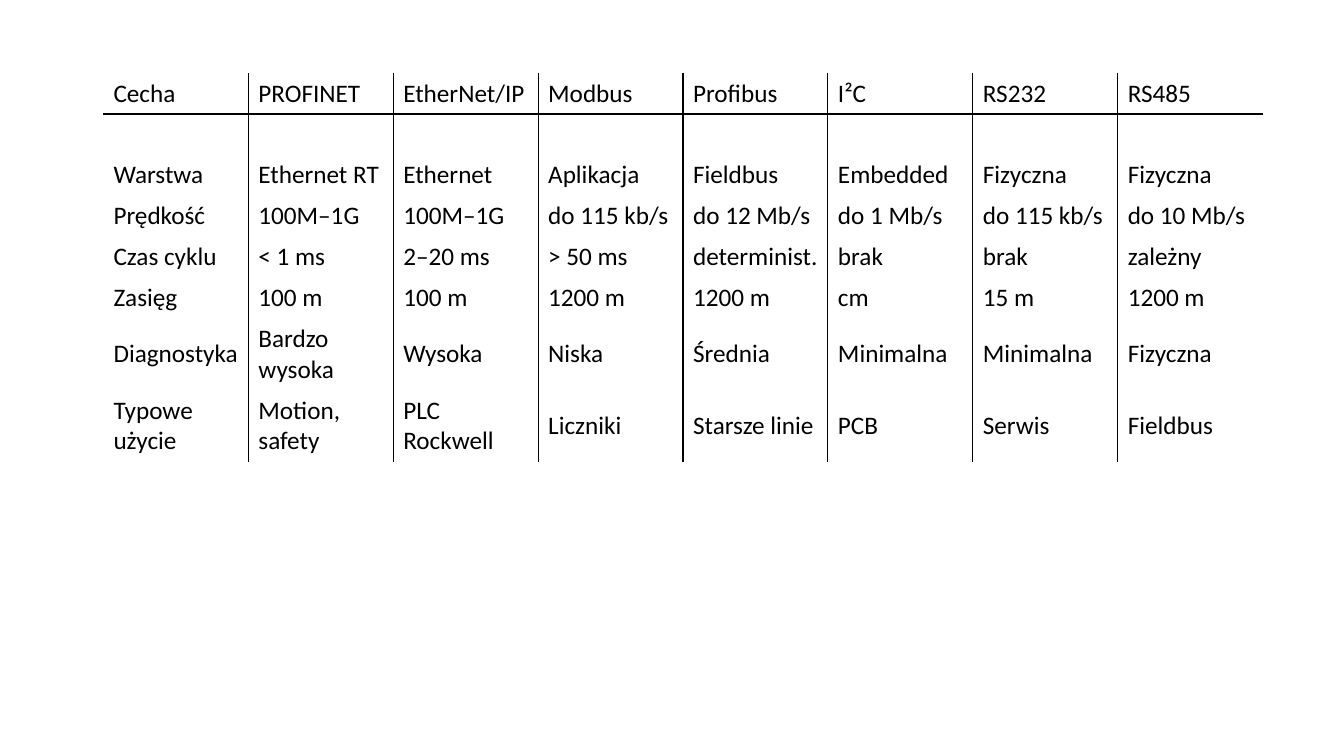
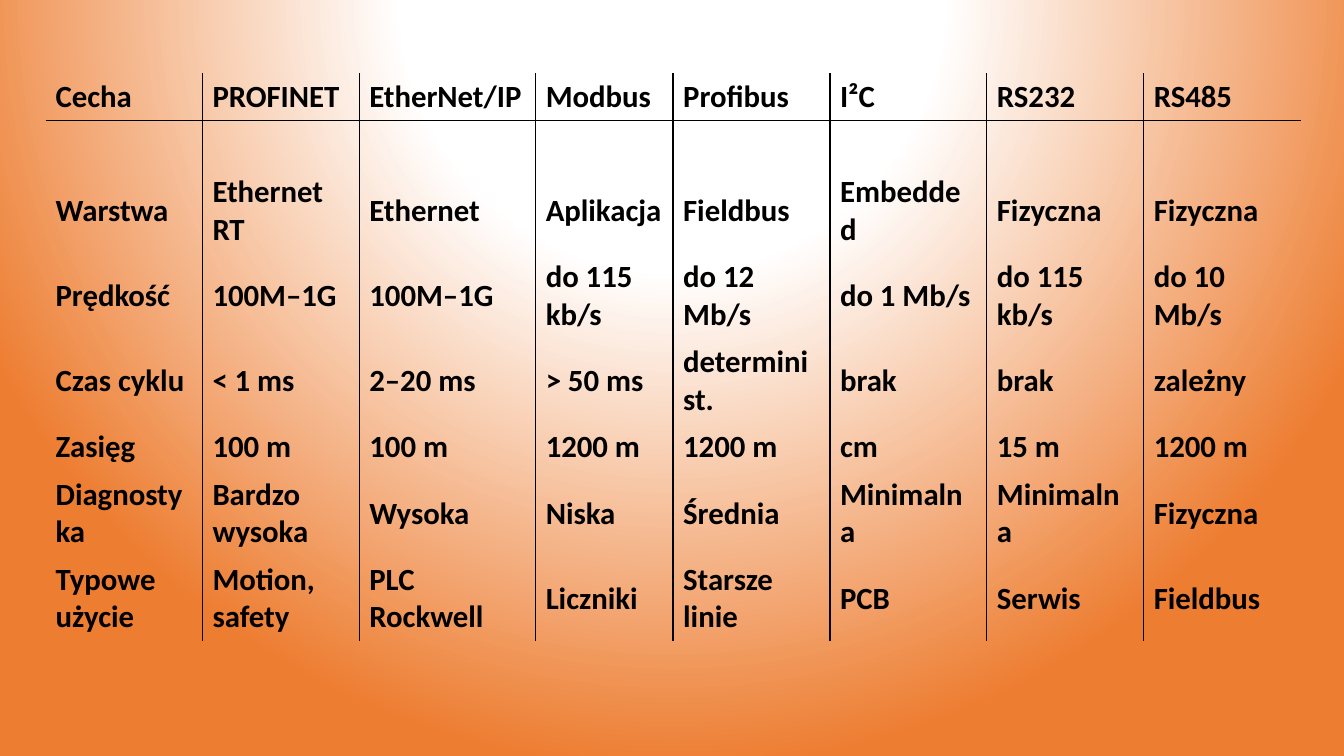
Before and after one commit to engineerwka-creator/Documents, a slide deck: slide 27 of R&D_Automotive/AUTOMOTIVE.pptx (slide 23 before the commit). Drawn at 1344x756 pixels with LibreOffice and Linux fonts; fonts in the diff are those of the drawing. Boxes give left, top, right and bottom in pixels: in the first picture for what was removed or moved away, otherwise in the second. Text is boxed around its words. In the diff, an @@ line names an element or a change of style, - is before the commit and + after.

```diff
--- a/R&D_Automotive/AUTOMOTIVE.pptx
+++ b/R&D_Automotive/AUTOMOTIVE.pptx
@@ background #FFFFFF to gradient #FFFFFF to #ED7D31 @@
@@ table at (x1=45, y1=73, x2=1303, y2=636) @@
@@ size 18 to 22 pt, bold on @@
@@ table resized from (x1=104, y1=73, x2=1265, y2=457) to (x1=45, y1=73, x2=1303, y2=636) @@
```
Also in this commit, not shown: 11 other slides changed, 6 slides added, 2 slides removed, 1 other file.
